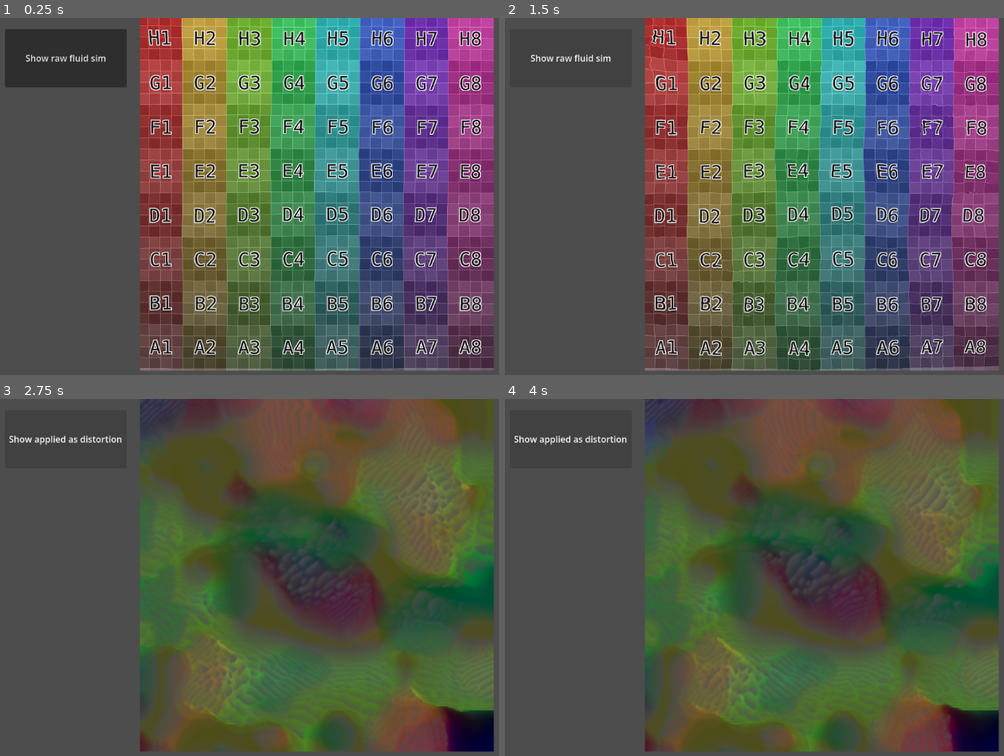
Above: before the commit, frames 1-4 (two rows, left to right).
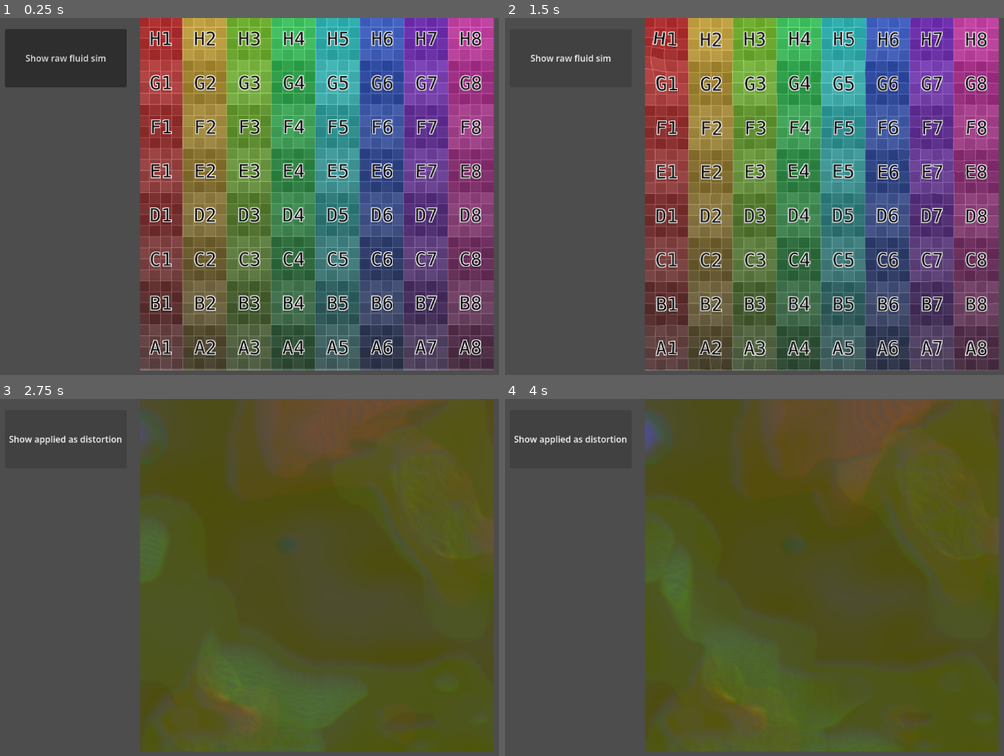
Above: after the commit, the same moments.

Repository: zvodd/Godot_fluid-sim-glsl
Game: Godot game, scene res://fluidsim_MainTest.tscn
Same seed, same stepped clock (60 frames per second), same inputs: the game is played once before the commit and once after it.
Inputs:
- Up to frame 1 (0.25 s): no input
- Up to frame 2 (1.5 s): click "Show raw fluid sim" at 0.5 s; click "Show applied as distortion" at 1.25 s
- Up to frame 3 (2.75 s): click "Show raw fluid sim" at 2 s
- Up to frame 4 (4 s): click "Show applied as distortion" at 2.75 s; click "Show raw fluid sim" at 3.5 s

The runs differ from the first frame. In frame 1, 8.1% of the frame differs, in the area x 28-99%, y 0-99%; in frame 2, 12%; in frame 3, 41%; in frame 4, 45%, in the area x 27-100%, y 0-99%.

Commit message:
its better somehow

Diff:
--- a/fluid_logic.gdshader
+++ b/fluid_logic.gdshader
@@ -5,18 +5,18 @@
 uniform float dt = 0.016;
 uniform float vel_scale = 20.0;
 uniform float dissipation = 0.99;
-uniform float wave_strength = 2.0;
-uniform float noise_scale = 5.0;
-uniform float noise_speed = 0.5;
-uniform float TIME_VAL;
+uniform float wave_strength = 3.0;
+uniform float noise_delta_force = 2.0; // Why does this term exist and why it is so potent?
+uniform float noise_scale = 4.0;
+uniform float noise_speed = 0.8;
+uniform float orbital_radius = 0.5; // Circle size
+//uniform float TIME_VAL;
 
-// Pseudo-random hash for noise
 vec2 hash(vec2 p) {
     p = vec2(dot(p, vec2(127.1, 311.7)), dot(p, vec2(269.5, 183.3)));
     return -1.0 + 2.0 * fract(sin(p) * 43758.5453123);
 }
 
-// Gradient noise for smooth vector fields
 vec2 noise_field(vec2 p) {
     vec2 i = floor(p);
     vec2 f = fract(p);
@@ -45,51 +45,52 @@
 void fragment() {
     vec2 uv = SCREEN_UV;
     vec2 px = 1.0 / res;
+	float TIME_VAL = TIME;
 
-    // 1. Current State
+    // 1. Fetch
     vec4 cur = sample_clamp(uv);
     vec2 cur_vel = decode_vel(cur);
 
-    // 2. Advection (Backtrace)
+    // 2. Advection
     vec2 back_uv = uv - (cur_vel * dt * px);
     vec4 adv = sample_clamp(back_uv);
-
     vec2 vel = decode_vel(adv);
     float density = decode_scalar(adv.b);
-    float pressure = decode_scalar(adv.a);
 
-    // 3. Neighbor Sampling (Laplacian)
+    // 3. Neighbors
     vec4 n = sample_clamp(uv + vec2(0.0, px.y));
     vec4 s = sample_clamp(uv - vec2(0.0, px.y));
     vec4 e = sample_clamp(uv + vec2(px.x, 0.0));
     vec4 w = sample_clamp(uv - vec2(px.x, 0.0));
 
-    vec2 n_v = decode_vel(n);
-    vec2 s_v = decode_vel(s);
-    vec2 e_v = decode_vel(e);
-    vec2 w_v = decode_vel(w);
+    // 4. Pressure/Div
+    vec2 n_v = decode_vel(n); vec2 s_v = decode_vel(s);
+    vec2 e_v = decode_vel(e); vec2 w_v = decode_vel(w);
+    float div = 0.5 * ((e_v.x - w_v.x) + (n_v.y - s_v.y));
+    float pressure = ((n.a + s.a + e.a + w.a) * 0.25) - (div * 0.125);
 
-    // 4. Pressure & Divergence
-    float div = 0.5 * ((e_v.x - w_v.x) + (n_v.y - s_v.y));
-    float p_neighbor = (n.a + s.a + e.a + w.a) * 0.25;
-    pressure = p_neighbor - (div * 0.125);
-
-    // 5. Gradient Subtraction (Projection)
+    // 5. Projection
     vec2 grad_p = vec2(e.a - w.a, n.a - s.a) * 0.5;
     vel -= grad_p * vel_scale * 0.5;
 
-    // 6. Turbulence Injection (FBM style)
-    vec2 motion_uv = uv * noise_scale;
+    // 6. Orbital Turbulence (Removes standing waves - in theory)
     float t = TIME_VAL * noise_speed;
-    vec2 noise_force = noise_field(motion_uv + t);
-    noise_force += noise_field(motion_uv * 2.1 - t * 1.2) * 0.5;
+    // Calculate global circle offset
+    vec2 orbital_offset = vec2(cos(t), sin(t)) * orbital_radius;
 
-    vel += noise_force * wave_strength * dt * 10.0;
-    density += length(noise_force) * 0.1 * dt; // Ambient density ripple
+    // Transform noise UVs by orbital movement
+    vec2 noise_uv1 = (uv * noise_scale) + orbital_offset;
+    vec2 noise_uv2 = (uv * noise_scale * 1.5) - (orbital_offset * 1.3);
 
-    // 7. Dissipation
+    vec2 noise_force = noise_field(noise_uv1);
+    noise_force += noise_field(noise_uv2) * 0.5;
+
+    vel += noise_force * wave_strength * dt * noise_delta_force;
+    density += length(noise_force) * 0.2 * dt;
+
+    // 7. Step
     vel *= dissipation;
-    density *= (dissipation * 0.99); // Density fades slightly faster
+    density *= (dissipation * 0.98);
 
     COLOR = encode_out(vel, density, pressure);
 }
--- a/fluidsim_MainTest.tscn
+++ b/fluidsim_MainTest.tscn
@@ -24,14 +24,14 @@
 
 [sub_resource type="ShaderMaterial" id="ShaderMaterial_qtpj3"]
 shader = ExtResource("2_rih6d")
-shader_parameter/res = Vector2(0, 0)
+shader_parameter/res = Vector2(256, 256)
 shader_parameter/dt = 0.016
 shader_parameter/vel_scale = 20.0
-shader_parameter/dissipation = 0.995
-shader_parameter/wave_strength = 2.0
-shader_parameter/noise_scale = 5.0
-shader_parameter/noise_speed = 0.5
-shader_parameter/TIME_VAL = 0.0
+shader_parameter/dissipation = 0.99
+shader_parameter/wave_strength = 3.0
+shader_parameter/noise_scale = 4.0
+shader_parameter/noise_speed = 0.8
+shader_parameter/orbital_radius = 0.5
 
 [node name="Node2D" type="Node2D" unique_id=236124599]
 script = ExtResource("1_pxcva")
@@ -56,7 +56,8 @@
 offset_bottom = 640.0
 grow_horizontal = 2
 grow_vertical = 2
-size_flags_horizontal = 4
+size_flags_horizontal = 6
+size_flags_vertical = 3
 texture = SubResource("PlaceholderTexture2D_67k38")
 
 [node name="TextureRect_fluid_raw" type="TextureRect" parent="." unique_id=655235123]
